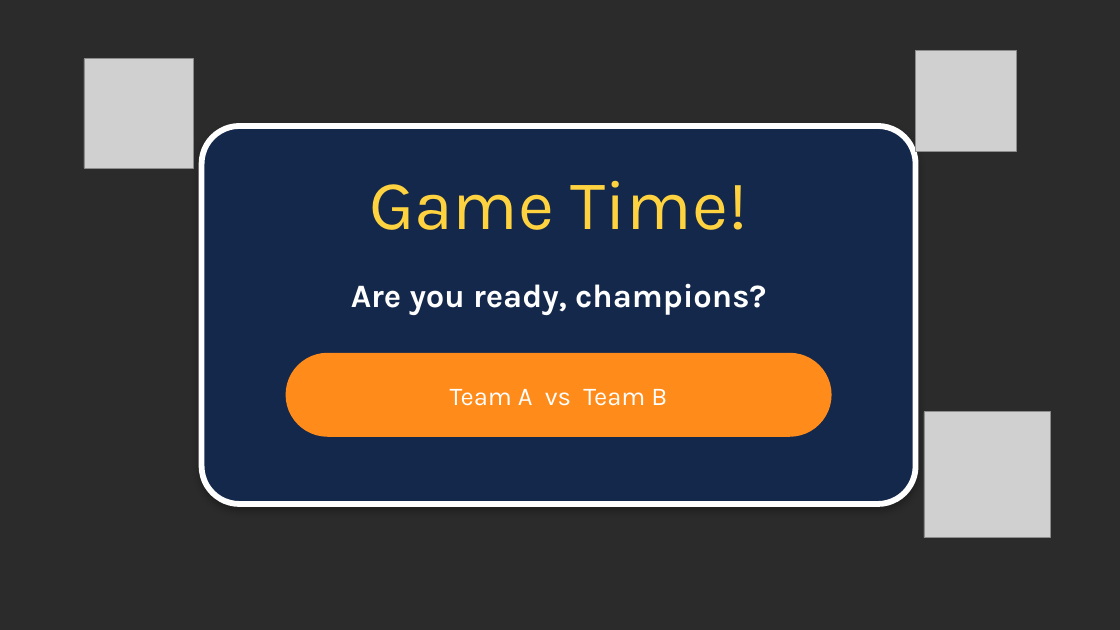
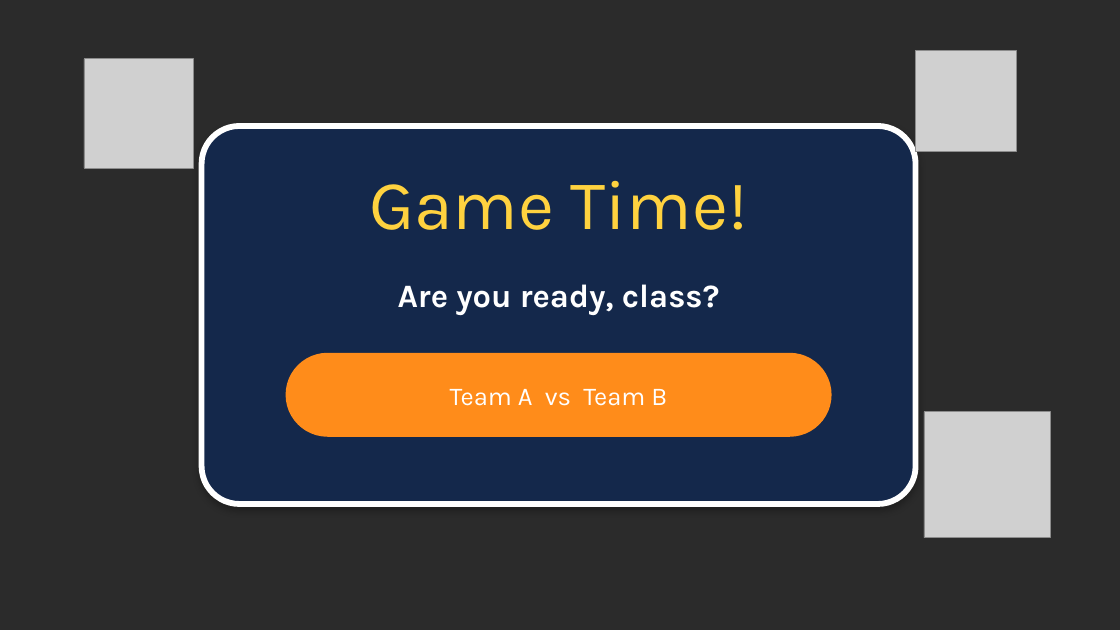
Before and after one commit to almanhal-school/almanhal-school.github.io, a slide deck: slide 44 of downloads/G4-Test2-Revision.pptx. Drawn at 1120x630 pixels with LibreOffice and Linux fonts; fonts in the diff are those of the drawing; grey boxes stand for pictures; background and template pictures are left out; a plain dark background stands for a picture behind light text. Boxes give left, top, right and bottom in pixels: in the first picture for what was removed or moved away, otherwise in the second. Text is boxed around its words. In the diff, an @@ line names an element or a change of style, - is before the commit and + after.

```diff
--- a/downloads/G4-Test2-Revision.pptx
+++ b/downloads/G4-Test2-Revision.pptx
@@ text at (x1=398, y1=284, x2=720, y2=315): text changed @@
-Are you ready, champions?
+Are you ready, class?
```
Also in this commit, not shown: 10 other slides changed.
